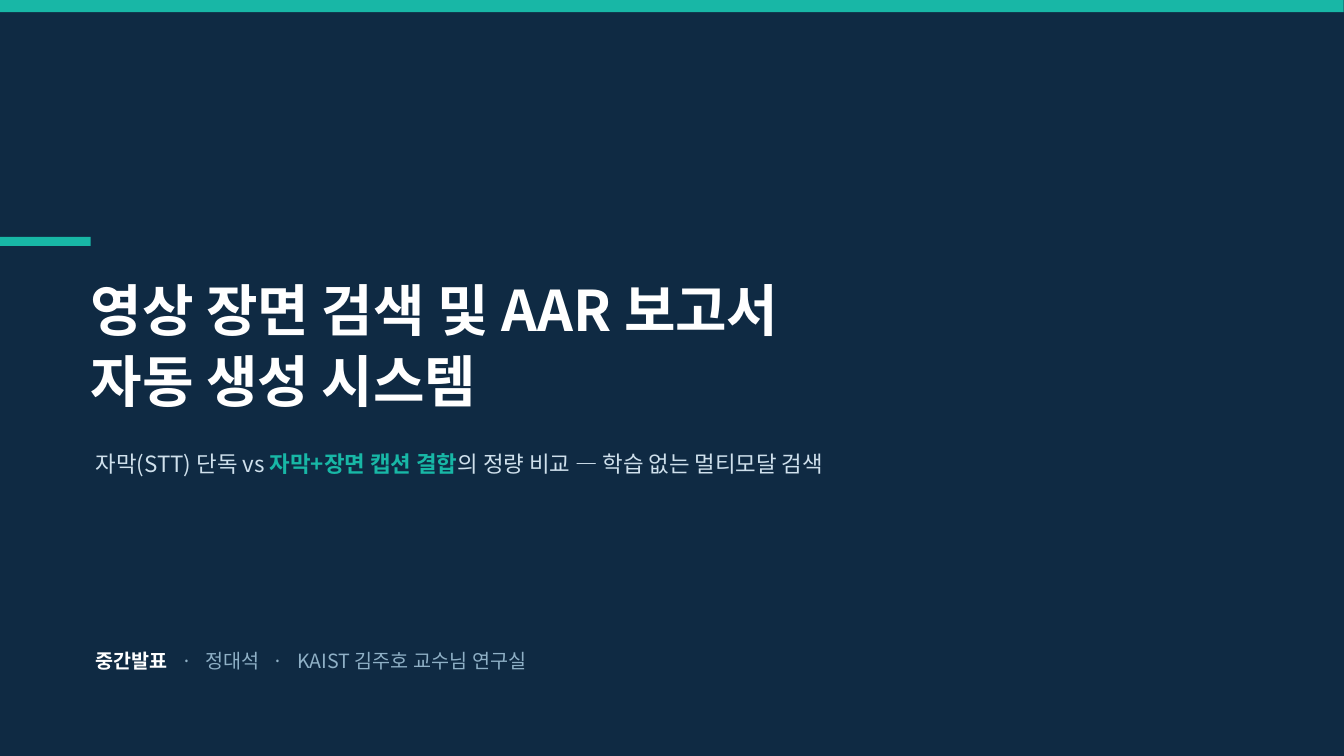
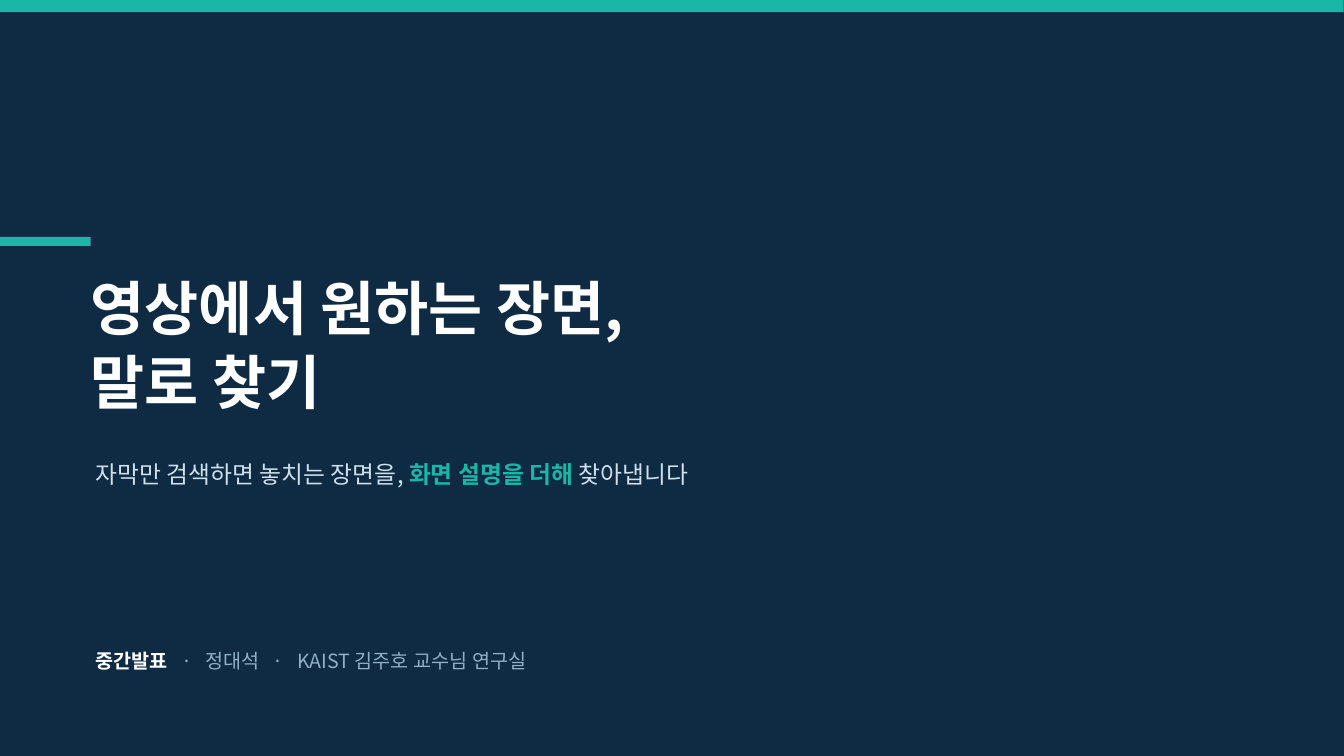
Before and after one commit to jds6511-hash/jds-prj, a slide deck: slide 1 of docs/presentation/중간발표_2026-07-13.pptx. Drawn at 1344x756 pixels with LibreOffice and Linux fonts; fonts in the diff are those of the drawing. Boxes give left, top, right and bottom in pixels: in the first picture for what was removed or moved away, otherwise in the second. Text is boxed around its words. In the diff, an @@ line names an element or a change of style, - is before the commit and + after.

```diff
--- a/docs/presentation/중간발표_2026-07-13.pptx
+++ b/docs/presentation/중간발표_2026-07-13.pptx
@@ text at box(91, 280, 623, 409): text changed; size 40 to 42 pt @@
-영상 장면 검색 및 AAR 보고서
-자동 생성 시스템
+영상에서 원하는 장면,
+말로 찾기
@@ text at box(96, 463, 689, 487): text changed; size 16 to 17 pt @@
-자막(STT) 단독 vs 자막+장면 캡션 결합의 정량 비교 — 학습 없는 멀티모달 검색
+자막만 검색하면 놓치는 장면을, 화면 설명을 더해 찾아냅니다
```
Also in this commit, not shown: 3 other slides changed, 6 slides added, 12 slides removed, 1 other file.
